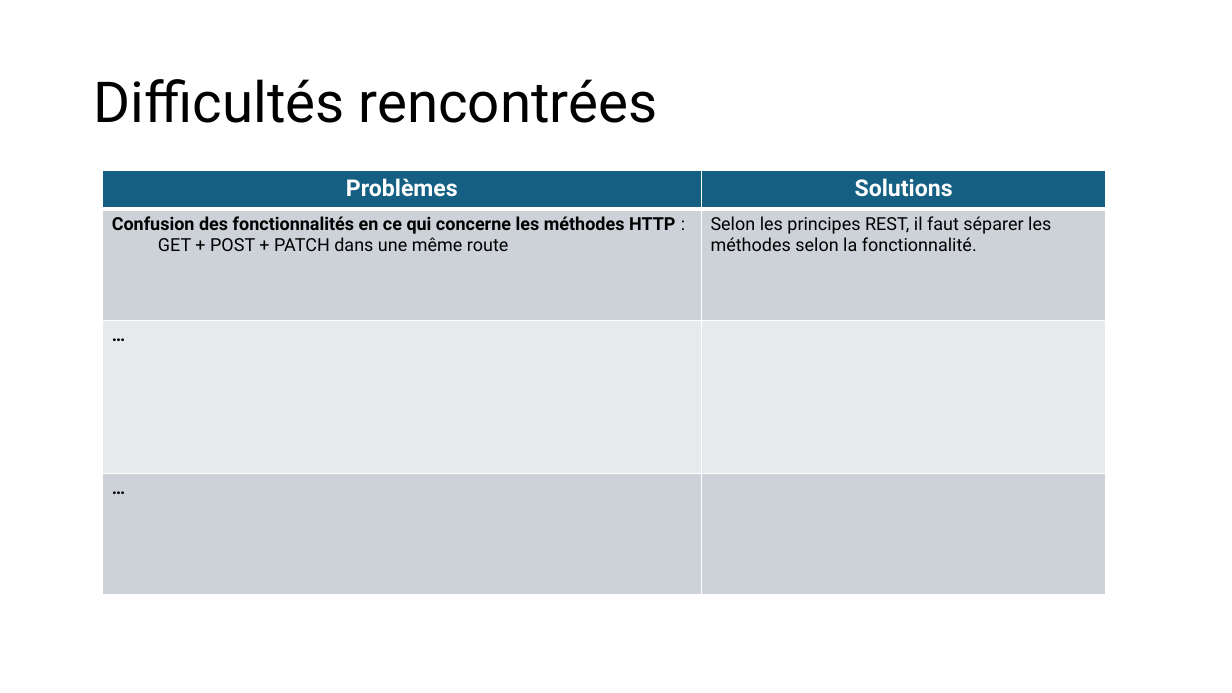
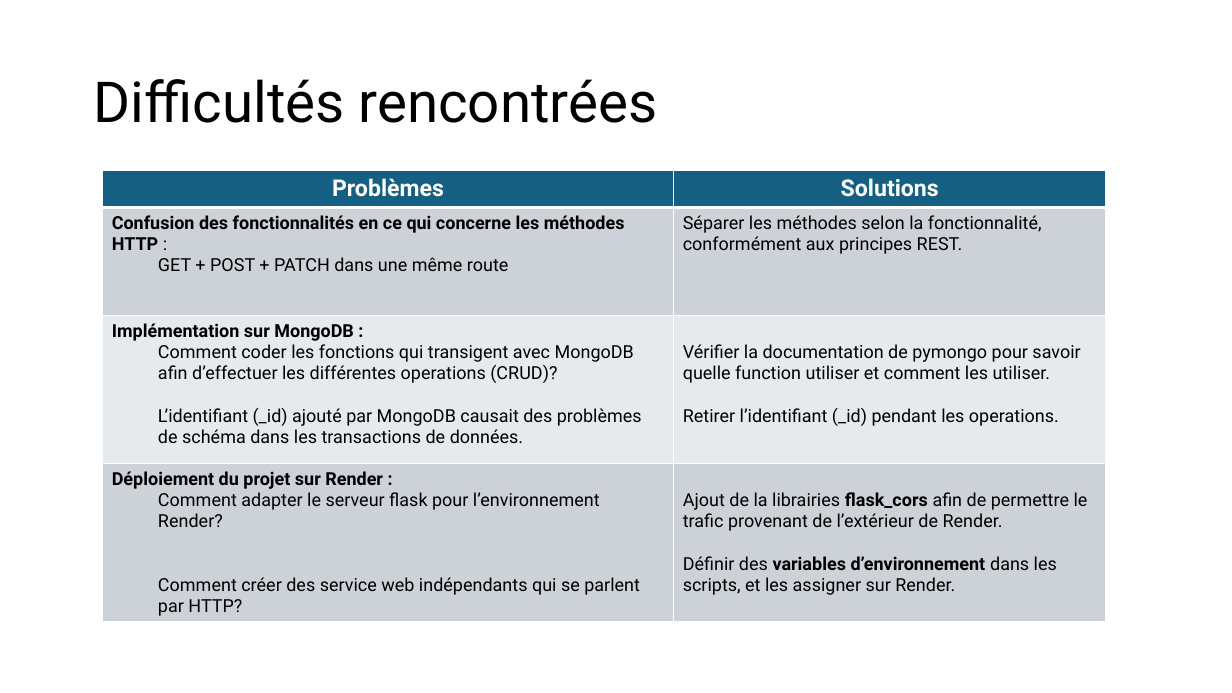
Before and after one commit to Anas-alt-del/Info-Sinistre-Auto, a slide deck: slide 8 of docs/présentation_tp_c56-c57.pptx. Drawn at 1232x693 pixels with LibreOffice and Linux fonts; fonts in the diff are those of the drawing. Boxes give left, top, right and bottom in pixels: in the first picture for what was removed or moved away, otherwise in the second. Text is boxed around its words. In the diff, an @@ line names an element or a change of style, - is before the commit and + after.

```diff
--- a/docs/présentation_tp_c56-c57.pptx
+++ b/docs/présentation_tp_c56-c57.pptx
@@ table at [103,171,1106,620] @@
-row 2, column 2: Selon les principes REST, il faut séparer les méthodes selon la fonctionnalité.
+row 2, column 2: Séparer les méthodes selon la fonctionnalité, conformément aux principes REST.
-row 3, column 1: …
+row 3, column 1: Implémentation sur MongoDB : / Comment coder les fonctions qui transigent avec MongoDB afin d’effectuer les différentes operations (CRUD)? / L’identifiant (_id) ajouté par MongoDB causait des problèmes de schéma dans les transactions de données.
-row 3, column 2: 
+row 3, column 2: Vérifier la documentation de pymongo pour savoir quelle function utiliser et comment les utiliser. / Retirer l’identifiant (_id) pendant les operations.
-row 4, column 1: …
+row 4, column 1: Déploiement du projet sur Render : / Comment adapter le serveur flask pour l’environnement Render? / Comment créer des service web indépendants qui se parlent par HTTP?
-row 4, column 2: 
+row 4, column 2: Ajout de la librairies flask_cors afin de permettre le trafic provenant de l’extérieur de Render. / Définir des variables d’environnement dans les scripts, et les assigner sur Render.
```
Also in this commit, not shown: 7 other slides changed, 3 other files.
